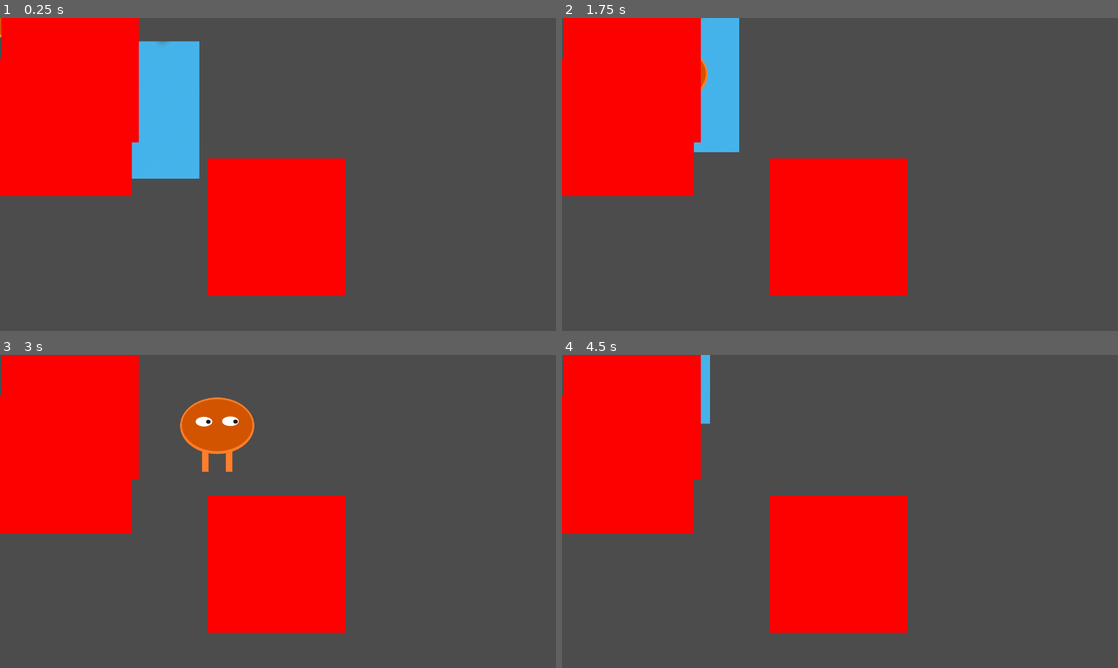
Above: before the commit, frames 1-4 (two rows, left to right).
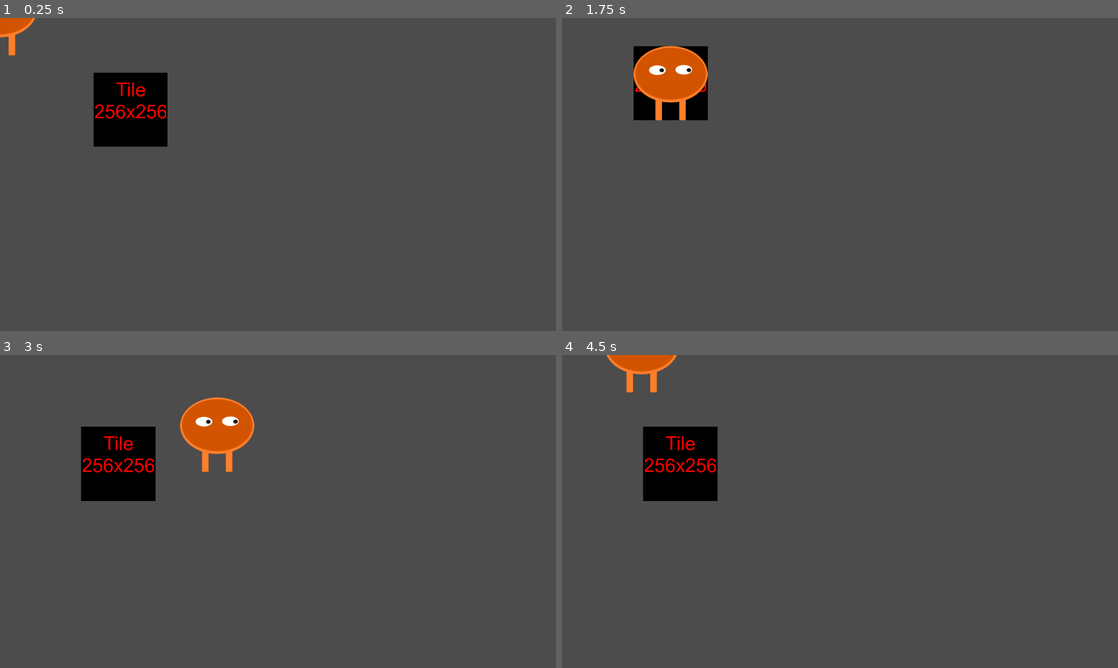
Above: after the commit, the same moments.

Repository: NathanKugler/TileTurmoilDevelopment
Game: Godot game, scene res://Game.tscn
The game is run twice, just before and just after one commit, with the same random seed, the same clock (stepped at 60 frames per second) and the same inputs.
Inputs:
- Up to frame 1 (0.25 s): no input
- Up to frame 2 (1.75 s): tap Enter at 0.5 s; hold D (orange_right) 0.53-1.28 s; tap E (orange_pick_up) at 0.6, 1.55 s; hold S (orange_down) from 1.28 s (still down); tap F (TileSlotTestActionThingKey) at 1.35 s
- Up to frame 3 (3 s): release S (orange_down) at 2.03 s; hold D (orange_right) 2.03-2.78 s; tap E (orange_pick_up) at 2.1, 2.85 s; hold W (orange_up) from 2.78 s (still down)
- Up to frame 4 (4.5 s): release W (orange_up) at 3.53 s; hold A (orange_left) from 3.53 s (still down); tap F (TileSlotTestActionThingKey) at 3.6 s; tap E (orange_pick_up) at 3.8, 4.35 s

The runs differ from the first frame. In frame 1, 30% of the frame differs, in the area x 0-63%, y 0-89%; in frame 2, 28%; in frame 3, 26%; in frame 4, 26%.
Error before the commit: Invalid get index 'ID' (on base: 'Nil'). (res://Gamestate.gd:18)

Commit message:
Do previous TODOS, in addition, figure out why nothign is getting applied to newly created tileslots like position and ID

Diff:
--- a/Tile Turmoil but my code is hopefully working/TileSlotParent.gd
+++ b/Tile Turmoil but my code is hopefully working/TileSlotParent.gd
@@ -1,16 +1,16 @@
 extends Area2D
 
 export var ID = 0
-const detectionRange = 237
+const detectionRange = 128
 # Called when the node enters the scene tree for the first time.
 func _ready():
 	add_to_group("TileSlot")
 	monitoring = true
+	print("Here: " + str(ID))
 
 
 func _process(delta):
-	print(ID)
-	print(position)
+	pass
 
 func checkIfTileIsOnTileSlot(characterInQuestion):
 	if characterInQuestion.position.x <= position.x + detectionRange && characterInQuestion.position.x >= position.x - detectionRange:
--- a/Tile Turmoil but my code is hopefully working/assets/ExampleTile/ExampleTile.gd
+++ b/Tile Turmoil but my code is hopefully working/assets/ExampleTile/ExampleTile.gd
@@ -17,7 +17,6 @@
 
 # Called every frame. 'delta' is the elapsed time since the previous frame.
 func _process(delta):
-	print("am i being carried: " + str(isBeingCarried))
 	isBeingCarried = get_node("/root/Gamestate").isOrangeCarryingTile[0] #keeping in sync
 	if isBeingCarried:
 		get_tree().call_group("Gamestate", "orangeIsCarrying")
@@ -36,7 +35,6 @@
 		if character.position.y <= position.x + detectionRange &&  character.position.y >= position.y - detectionRange:
 			isBeingCarried = !isBeingCarried
 			if isBeingCarried:
-				print("Is ExampleTile being carried? :" + str(isBeingCarried))
 
 				playerCarringThisTile = character
 				playerCarringThisTile.tileBeingCarried = self
@@ -44,11 +42,10 @@
 				get_node("/root/Gamestate").isOrangeCarryingTile[0] = isBeingCarried
 
 			else: # IF PLAYER IS WITHIN BOUNDS BUT NOT CARRYING
-				print("Is ExampleTile being carried? :" + str(isBeingCarried))
+
 				get_node("/root/Gamestate").isOrangeCarryingTile[0] = isBeingCarried
 	else: # IF PLAYER IS NOT WITHIN BOUNDS
 		isBeingCarried = false
 		get_node("/root/Gamestate").isOrangeCarryingTile[0] = isBeingCarried
-		print("Is ExampleTile being carried? :" + str(isBeingCarried))
 func _on_ExampleTile_body_entered(body):
 	pass # Replace with function body.
--- a/Tile Turmoil but my code is hopefully working/assets/ExampleTile/ExampleTile.tscn
+++ b/Tile Turmoil but my code is hopefully working/assets/ExampleTile/ExampleTile.tscn
@@ -1,10 +1,10 @@
 [gd_scene load_steps=4 format=2]
 
-[ext_resource path="res://assets/ExampleTile/Untitled.png" type="Texture" id=1]
+[ext_resource path="res://assets/TileSlots/TileSlotTemplate.png" type="Texture" id=1]
 [ext_resource path="res://assets/ExampleTile/ExampleTile.gd" type="Script" id=2]
 
 [sub_resource type="RectangleShape2D" id=1]
-extents = Vector2( 237, 237 )
+extents = Vector2( 128, 130 )
 
 [node name="ExampleTile" type="Area2D"]
 script = ExtResource( 2 )
@@ -13,6 +13,7 @@
 texture = ExtResource( 1 )
 
 [node name="CollisionShape2D" type="CollisionShape2D" parent="."]
+position = Vector2( 0, -2 )
 shape = SubResource( 1 )
 
 [connection signal="body_entered" from="." to="." method="_on_ExampleTile_body_entered"]
--- a/Tile Turmoil but my code is hopefully working/assets/TileSlots/TileSlotParent/TileSlotParent.tscn
+++ b/Tile Turmoil but my code is hopefully working/assets/TileSlots/TileSlotParent/TileSlotParent.tscn
@@ -1,10 +1,10 @@
 [gd_scene load_steps=4 format=2]
 
 [ext_resource path="res://TileSlotParent.gd" type="Script" id=1]
-[ext_resource path="res://assets/TileSlots/th-3433233470.jpg" type="Texture" id=2]
+[ext_resource path="res://assets/TileSlots/TileSlotTemplate.png" type="Texture" id=2]
 
 [sub_resource type="RectangleShape2D" id=1]
-extents = Vector2( 160.678, 57.8755 )
+extents = Vector2( 86.7799, 31.2576 )
 
 [node name="TileSlotParent" type="Area2D"]
 script = ExtResource( 1 )
@@ -13,7 +13,7 @@
 texture = ExtResource( 2 )
 
 [node name="CollisionShape2D" type="CollisionShape2D" parent="."]
-position = Vector2( 3.33786e-06, -3.21865e-06 )
+position = Vector2( 3.8147e-06, 3.8147e-06 )
 rotation = -3.14159
 scale = Vector2( 1.475, 4.095 )
 shape = SubResource( 1 )
--- a/Tile Turmoil but my code is hopefully working/assets/map/Map.gd
+++ b/Tile Turmoil but my code is hopefully working/assets/map/Map.gd
@@ -3,15 +3,17 @@
 
 # This file is for handling multiple tiles and tileslots
 
-var rng = RandomNumberGenerator.new()
+var tileSlotOffset = Vector2(448,-1052)
+const tileSlotCount = 16
 # makes copies of the tileslots
 func _ready():
 	var tileslotscene = load("res://assets/TileSlots/TileSlotParent/TileSlotParent.tscn")
-	for _i in 2:
-		rng.randomize()
+	for _i in 4:
 		var TileSlot = tileslotscene.instance()
 		add_child(TileSlot)
 		TileSlot.ID = _i
-		TileSlot.position.x = rng.randi_range(0,500)
-		TileSlot.position.y = rng.randi_range(0,500)
+		TileSlot.position = tileSlotOffset
+		tileSlotOffset.x += 448
+
+
 	pass
--- a/Tile Turmoil but my code is hopefully working/assets/map/Map.tscn
+++ b/Tile Turmoil but my code is hopefully working/assets/map/Map.tscn
@@ -14,6 +14,7 @@
 position = Vector2( 1068, 998 )
 
 [node name="TileSlot1" parent="." instance=ExtResource( 4 )]
+visible = false
 position = Vector2( 955, 722 )
 
 [node name="ExampleTile" parent="." instance=ExtResource( 2 )]
Binary file added: Tile Turmoil but my code is hopefully working/assets/TileSlots/TileSlotTemplate.png
Not shown, added: Tile Turmoil but my code is hopefully working/assets/TileSlots/TileSlotTemplate.png.import
